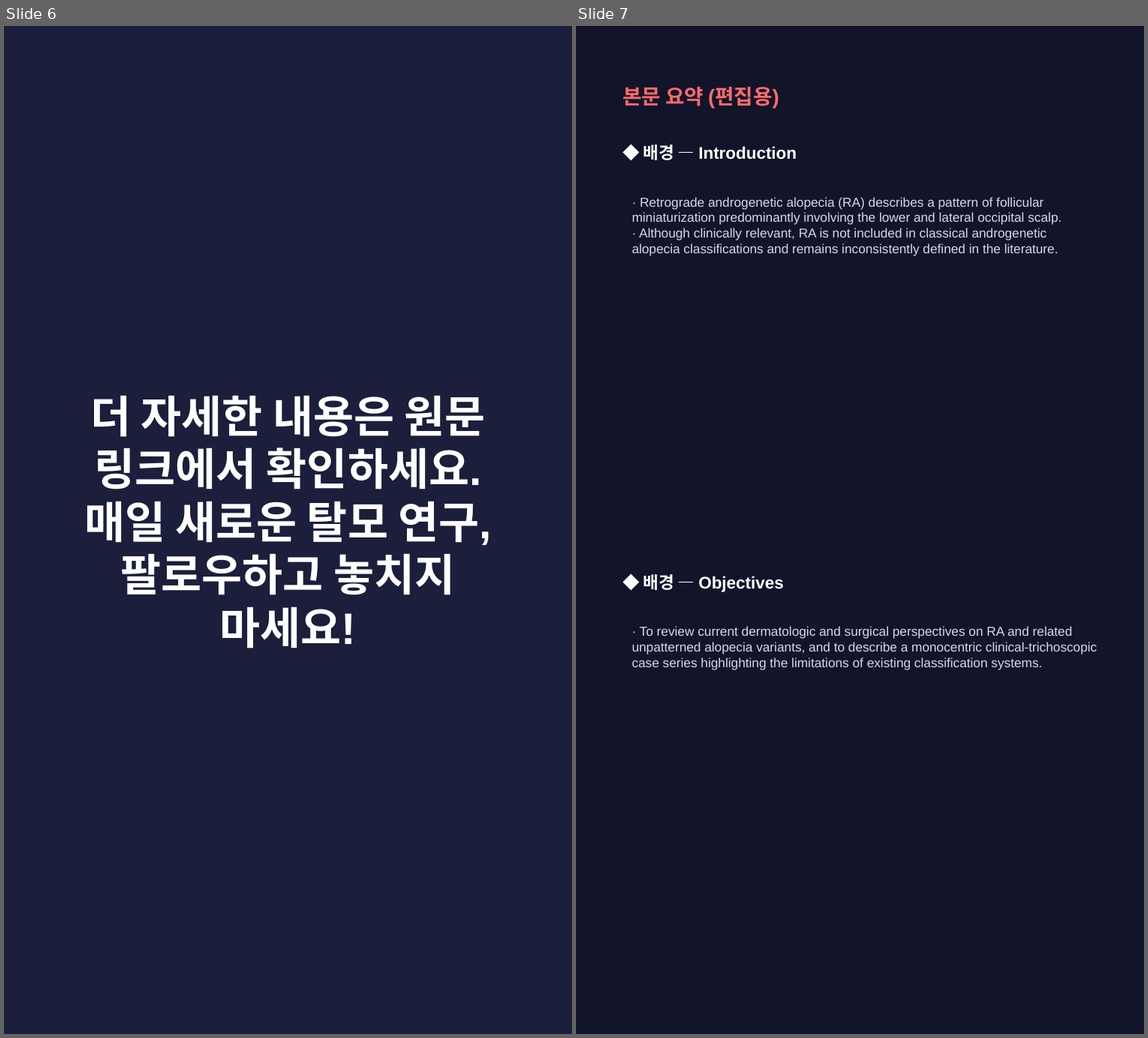
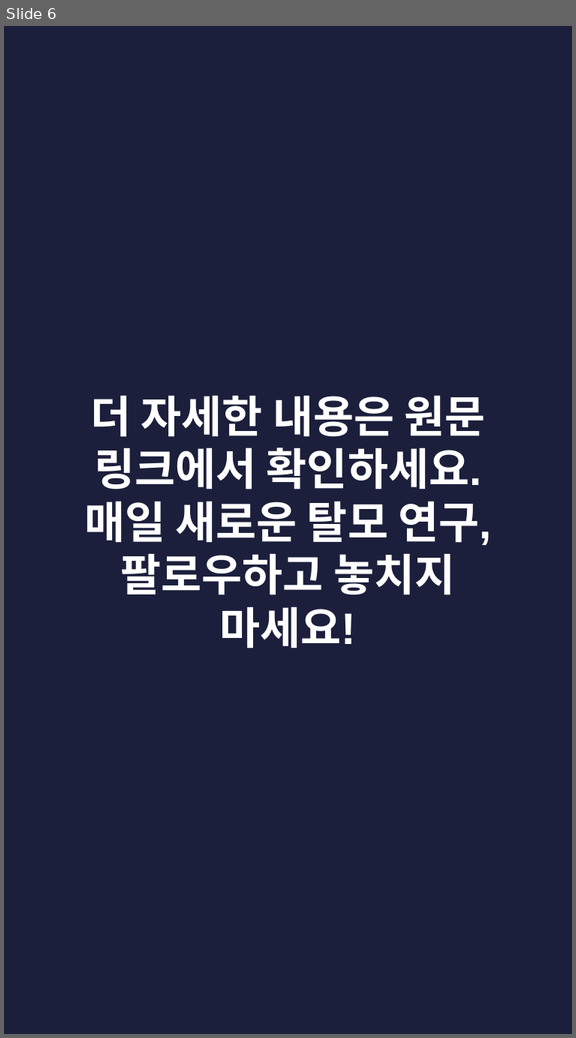
Before and after one commit to hyokang2010-BJ-ANTH/product-builder-test, a slide deck: pwa/data/latest/slides.pptx. Shown side by side, each under a label of ours: slides 6 and 7 before the commit, slide 6 after it. The pictures are 1148x1038 and 576x1038 pixels, drawn with LibreOffice and Linux fonts; fonts in the diff are those of the drawing. Boxes give left, top, right and bottom in pixels: in the first picture for what was removed or moved away, otherwise in the second. Text is boxed around its words. In the diff, an @@ line names an element or a change of style, - is before the commit and + after.

```diff
--- a/pwa/data/latest/slides.pptx
+++ b/pwa/data/latest/slides.pptx
@@ slide 7 removed at (576,26,1144,1034), background #12142A @@
@@ text removed at (622,87,779,108) @@
-본문 요약 (편집용)
@@ text removed at (644,144,796,160) @@
-◆ 배경 — Introduction
@@ text removed at (632,197,1061,256) @@
-· Retrograde androgenetic alopecia (RA) describes a pattern of follicular miniaturization predominantly involving the lower and lateral occipital scalp.
-· Although clinically relevant, RA is not included in classical androgenetic alopecia classifications and remains inconsistently defined in the literature.
@@ text removed at (644,574,783,592) @@
-◆ 배경 — Objectives
@@ text removed at (632,626,1097,670) @@
-· To review current dermatologic and surgical perspectives on RA and related unpatterned alopecia variants, and to describe a monocentric clinical-trichoscopic case series highlighting the limitations of existing classification systems.
```
Also in this commit, not shown: 2 slides changed, 5 slides added, 5 other slides removed, 26 other files.
